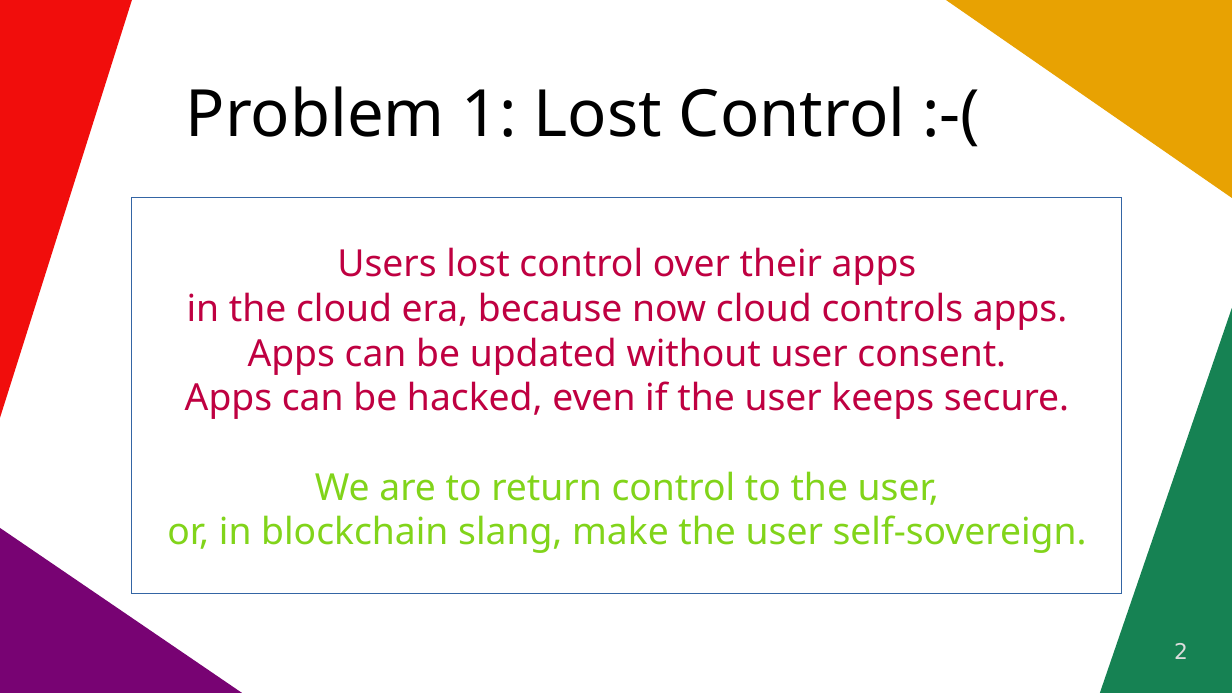
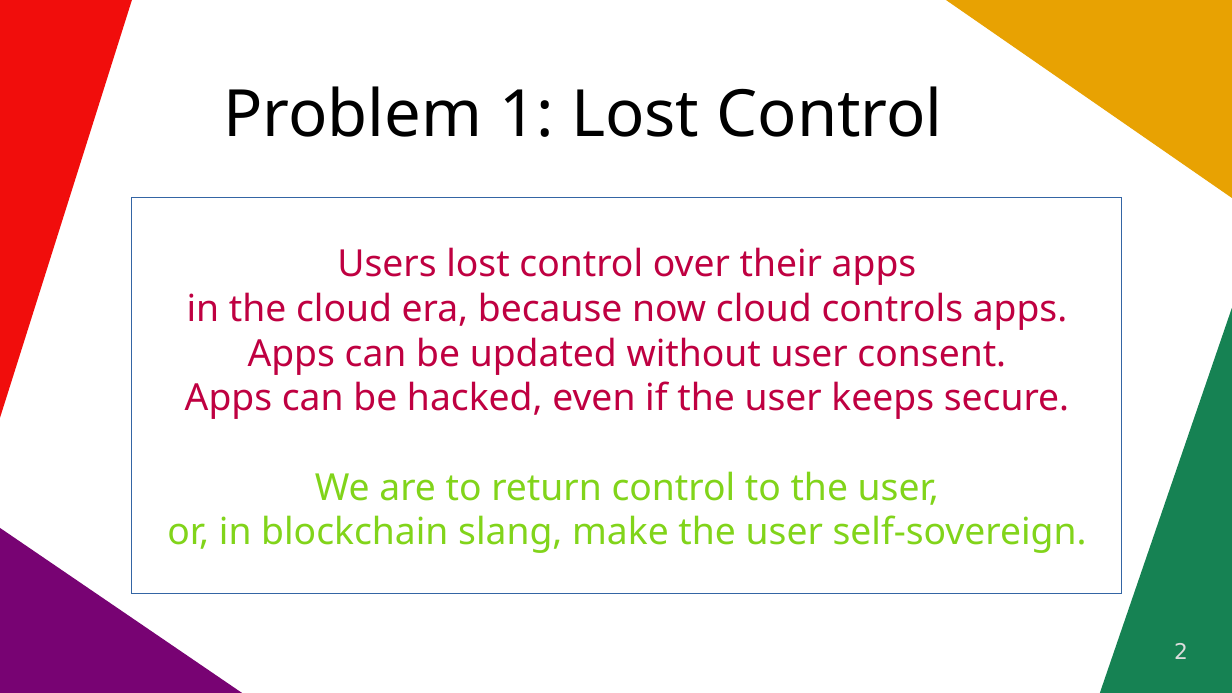
Before and after one commit to vporton/icp-package-manager, a slide deck: slide 2 of docs/presentation.odp. Drawn at 1232x693 pixels with LibreOffice and Linux fonts; fonts in the diff are those of the drawing. Boxes give left, top, right and bottom in pixels: in the first picture for what was removed or moved away, otherwise in the second. Text is boxed around its words. In the diff, an @@ line names an element or a change of style, - is before the commit and + after.

Commit message:
English grammar of pitchdeck

```diff
--- a/docs/presentation.odp
+++ b/docs/presentation.odp
@@ text at [223, 86, 942, 137]: text changed @@
-Problem 1: Lost Control :-(
+Problem 1: Lost Control
```
Also in this commit, not shown: 5 other slides changed.
